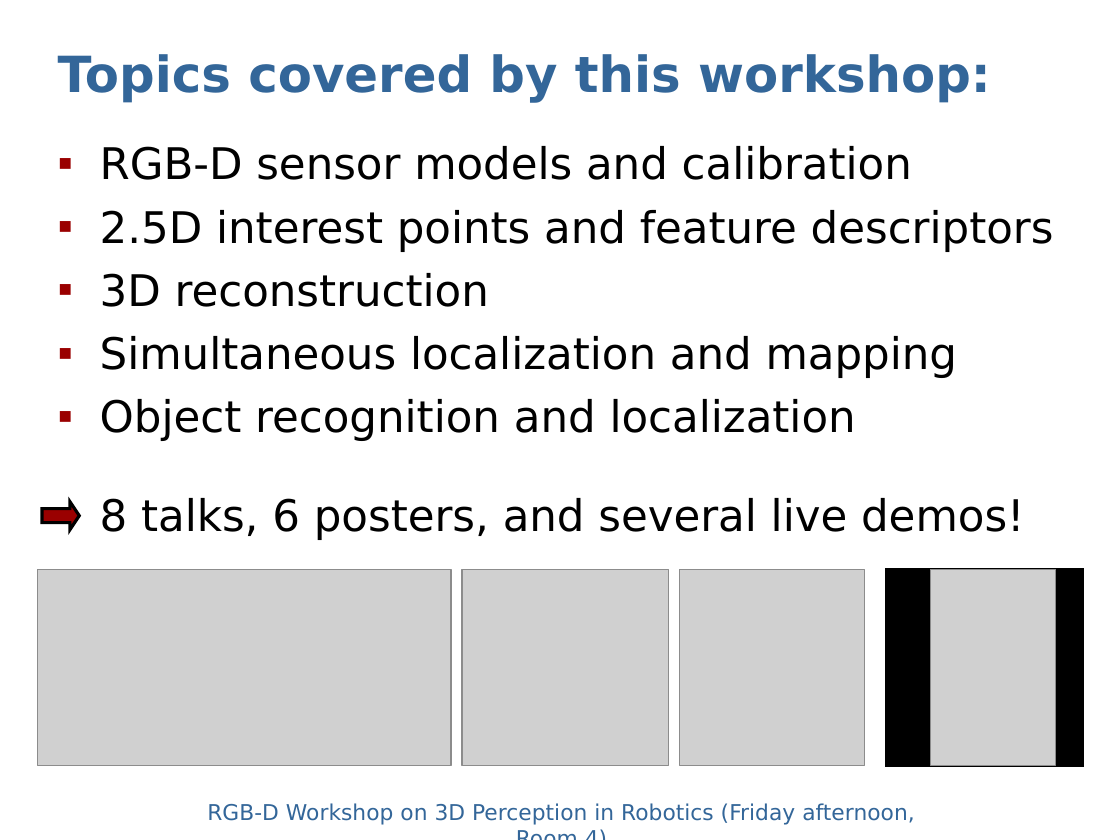
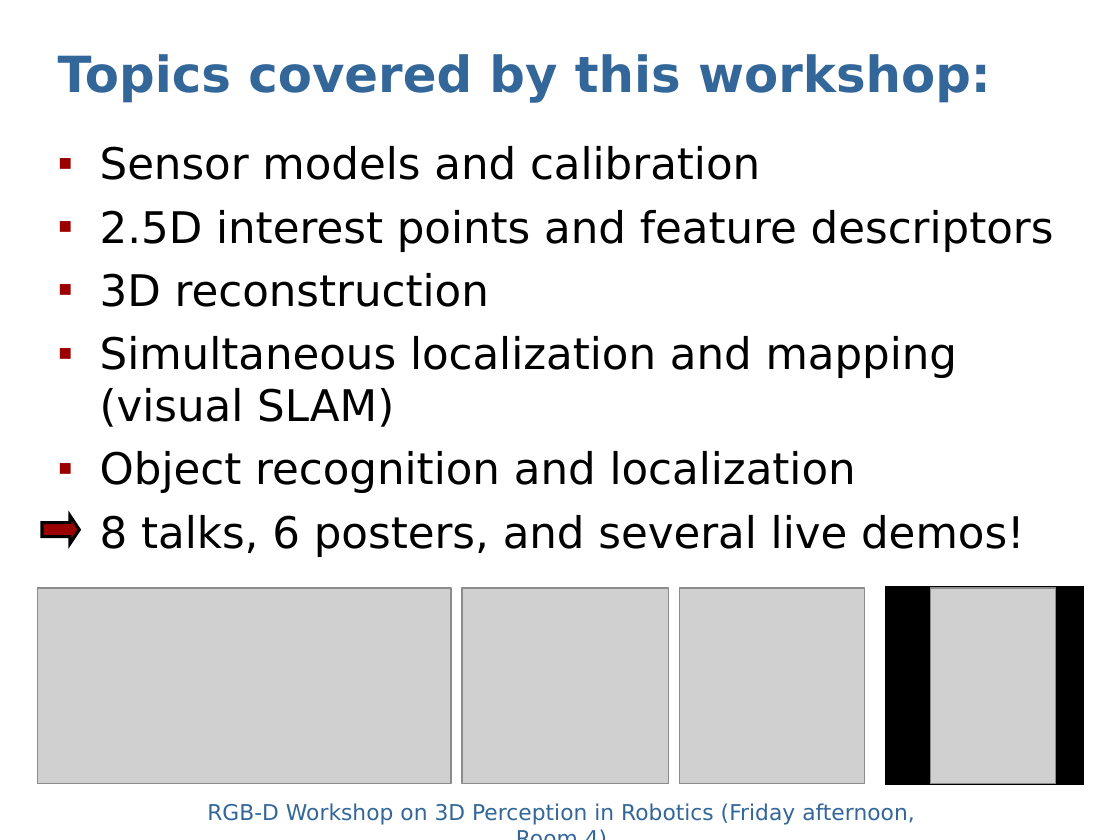
Before and after one commit to dejanpan/rgbd2011, a slide deck: slide 3 of presentations/sturm11rgbd-spotlight.ppt. Drawn at 1120x840 pixels with LibreOffice and Linux fonts; fonts in the diff are those of the drawing; grey boxes stand for pictures. Boxes give left, top, right and bottom in pixels: in the first picture for what was removed or moved away, otherwise in the second. Text is boxed around its words. In the diff, an @@ line names an element or a change of style, - is before the commit and + after.

```diff
--- a/presentations/sturm11rgbd-spotlight.ppt
+++ b/presentations/sturm11rgbd-spotlight.ppt
@@ text at <box>100,146,760,180</box>: text changed @@
-▪ RGB-D sensor models and calibration
+▪ Sensor models and calibration
@@ text at <box>100,336,958,427</box>: text changed @@
-▪ Simultaneous localization and mapping
+▪ Simultaneous localization and mapping (visual SLAM)
@@ right arrow: place and size @@
-right arrow at <box>43,502,80,530</box>
+right arrow at <box>43,515,80,543</box>
@@ 4 pictures, 1 rectangle: place and size @@
-4 pictures, 1 rectangle at <box>37,569,1083,765</box>
+4 pictures, 1 rectangle at <box>37,588,1083,784</box>
```
Also in this commit, not shown: 1 other slide changed.
